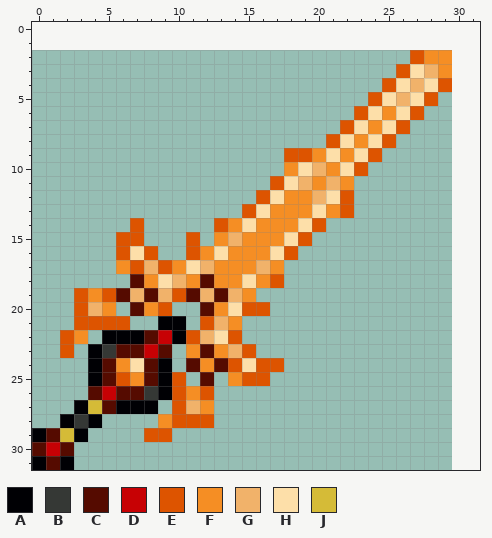
File history of a pixel-art sprite, Items/Melee/Inferno.png. Above: the version before the commit.
The file is 60x60 pixels, drawn in blocks of 2x2; one block is one cell here. The old version is drawn lined up with the new one, on the new canvas.
Palette (. is transparent): A #000004  B #353835  C #550b00  D #c70104  E #dd5400  F #f58e24  G #f1b26a  H #fddfa9  J #d5bb37
Pixels before, first column x 0:
 2 ...........................EFF
 3 ..........................EHGF
 4 .........................EHGHE
 5 ........................EHGHE.
 6 .......................EHFHE..
 7 ......................EHFHE...
 8 .....................EHFHE....
 9 ..................EEFHFHE.....
10 ..................FHGFHE......
11 .................EHGFGF.......
12 ................EHFFGHE.......
13 ...............EHFFFHFE.......
14 .......E.....EFHFFFHE.........
15 ......EE...E.FGFFFHE..........
16 ......EHE..EFHFFFHE...........
17 ......FEGEFHGFFFGF............
18 .......CFHGFCFFHFE............
19 ...EFECGCGECGCGF..............
20 ...EGF.CFE..CFHEE.............
21 ...EEEE..AA.EGF...............
22 ..EF.AAACDAEGHE...............
23 ..E.ABCCDC.FCFGE..............
24 ....ACFHCA.CFCEHEE............
25 ....ACEFCAE.C.FEE.............
26 ....CDCCBAEFE.................
27 ...AJCAAA.EGF.................
28 ..ABA....FEEE.................
29 ACJA....EE....................
30 CDC...........................
31 ACA...........................
Now the later version:
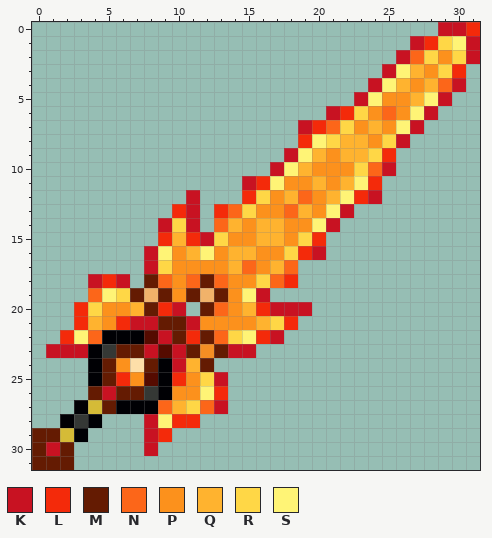
Colours new in this view: K #c81222  L #f42a0a  M #641b02  N #fc6619  P #fc911c  Q #ffb32f  R #ffd746  S #fff476
What changed:
canvas 30x30 -> 32x32, the old top-left corner now at 0,2
Changed rows in their new state; - is an unchanged pixel.
first column x 0:
 0 -----------------------------KKL
 1 ---------------------------KLRSK
 2 --------------------------KNRPRK
 3 -------------------------KSQPRL-
 4 ------------------------KSQPQNK-
 5 -----------------------KSPPQSK--
 6 ---------------------KLRPNPSK---
 7 -------------------KLNRPQPSK----
 8 -------------------LSRQQPRK-----
 9 ------------------KSQPQQRL------
10 -----------------KSQPPPRNK------
11 ---------------KLSPPQPQSL-------
12 -----------K---LRPQNPQSLK-------
13 ----------LK-LNRPPNQPSK---------
14 -------.-KRK-NQPQQPPSK----------
15 ------..-LQLKRPPQQPRL-----------
16 ------..KSPQSPQQPPRLK-----------
17 ------..KRPPPPQNPQN-------------
18 ----KLK.MNPNMNPPRNL-------------
19 ---.NSRMGMPM-MPSK---------------
20 ---LRPPQMLK-MNPQLKKK------------
21 ---LQPLKKMMKPPPPQRL-------------
22 --LSN----KMLMNRSLK--------------
23 -KKK--MMK-KMFMKK----------------
24 -----MP-M-KQM.....--------------
25 -----MLP--LPRK...---------------
26 ----MKMM--PPSL------------------
27 -----M---NQRNK------------------
28 --------KSLL.-------------------
29 MM------KL----------------------
30 MKM-----K-----------------------
31 MMM-----------------------------
